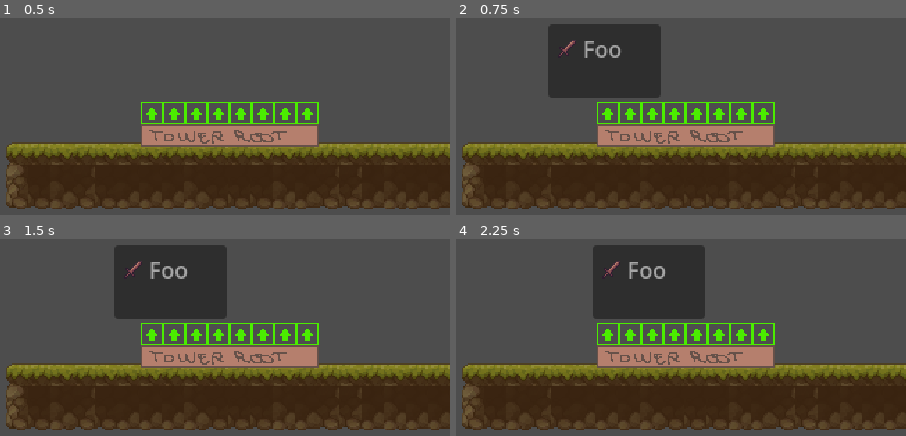
Above: before the commit, frames 1-4 (two rows, left to right).
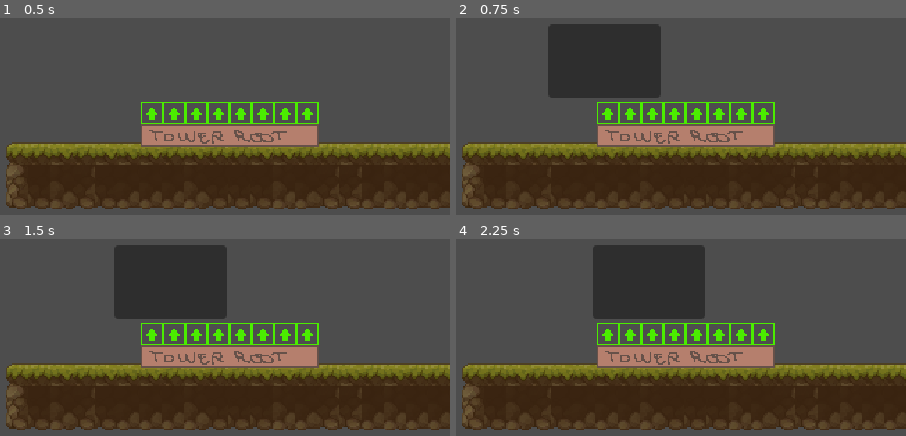
Above: after the commit, the same moments.

Repository: DevelopingTom/tower_up
Game: Godot game, scene res://world/world.tscn
The game is run twice, just before and just after one commit, with the same random seed, the same clock (stepped at 60 frames per second) and the same inputs.
Inputs (mouse positions are in pixels of both pictures, inside the frame that each line leads up to):
- Up to frame 1 (0.5 s): no input
- Up to frame 2 (0.75 s): tap Enter at 0.5 s; move the mouse to (609, 112) at 0.52 s; click (609, 112) at 0.67 s
- Up to frame 3 (1.5 s): tap Space at 1.25 s; move the mouse to (175, 333) at 1.27 s; click (175, 333) at 1.42 s
- Up to frame 4 (2.25 s): tap Enter at 2 s; move the mouse to (654, 333) at 2.02 s; click (654, 333) at 2.17 s

Frame 1 is identical in both runs. In frame 2, 0.4% of the frame differs, in the area x 22-37%, y 11-21%; in frame 3, 0.4%, in the area x 27-42%, y 11-21%; in frame 4, 0.4%.

Commit message:
update list

Diff:
--- a/building/building.gd
+++ b/building/building.gd
@@ -1,3 +1,10 @@
 extends Node2D
 
 class_name Building
+
+func _on_area_2d_input_event(viewport, event, shape_idx):
+	if event is InputEventMouseButton:
+		if event.is_pressed() and event.button_index == MOUSE_BUTTON_LEFT:
+			emit_signal("building_clicked", self)
+
+signal building_clicked
--- a/building/building.tscn
+++ b/building/building.tscn
@@ -18,3 +18,5 @@
 shape = SubResource("RectangleShape2D_isye7")
 
 [node name="ConnectedBuildings" type="Node2D" parent="."]
+
+[connection signal="input_event" from="Area2D" to="." method="_on_area_2d_input_event"]
--- a/ui/building_list/building_list.tscn
+++ b/ui/building_list/building_list.tscn
@@ -1,21 +1,11 @@
-[gd_scene load_steps=6 format=3 uid="uid://pqvxemxkja8i"]
+[gd_scene load_steps=2 format=3 uid="uid://pqvxemxkja8i"]
 
 [ext_resource type="Script" path="res://ui/building_list/building_list.gd" id="1_wfmor"]
-[ext_resource type="PackedScene" uid="uid://c1nyxap44l58t" path="res://building/buildings/block_1x2.tscn" id="2_etoyp"]
-[ext_resource type="Texture2D" uid="uid://p0ux3qouhfce" path="res://ui/building_list/items/attack_icon.png" id="3_j714c"]
-[ext_resource type="Script" path="res://ui/building_list/items/item.gd" id="4_r5sr8"]
-
-[sub_resource type="Resource" id="Resource_82k48"]
-script = ExtResource("4_r5sr8")
-icon = ExtResource("3_j714c")
-building = ExtResource("2_etoyp")
-item_name = "Foo"
 
 [node name="BuildingList" type="Control"]
 layout_mode = 3
 anchors_preset = 0
 script = ExtResource("1_wfmor")
-catalog = Array[ExtResource("4_r5sr8")]([SubResource("Resource_82k48")])
 
 [node name="ItemList" type="ItemList" parent="."]
 layout_mode = 0
--- /dev/null
+++ b/ui/world_ui/world_ui.gd
@@ -0,0 +1,15 @@
+extends Control
+
+
+# Called when the node enters the scene tree for the first time.
+func _ready():
+	pass # Replace with function body.
+
+
+# Called every frame. 'delta' is the elapsed time since the previous frame.
+func _process(delta):
+	pass
+
+
+func on_building_clicked(building: Building):
+	pass
--- /dev/null
+++ b/ui/world_ui/world_ui.tscn
@@ -0,0 +1,12 @@
+[gd_scene load_steps=2 format=3 uid="uid://b5fbf37m2axyd"]
+
+[ext_resource type="Script" path="res://ui/world_ui/world_ui.gd" id="1_s52ad"]
+
+[node name="WorldUi" type="Control"]
+layout_mode = 3
+anchors_preset = 15
+anchor_right = 1.0
+anchor_bottom = 1.0
+grow_horizontal = 2
+grow_vertical = 2
+script = ExtResource("1_s52ad")
--- a/world/world.tscn
+++ b/world/world.tscn
@@ -1,8 +1,9 @@
-[gd_scene load_steps=6 format=3 uid="uid://d4eid4qnyy2fk"]
+[gd_scene load_steps=7 format=3 uid="uid://d4eid4qnyy2fk"]
 
 [ext_resource type="Texture2D" uid="uid://qqutcmuuesfp" path="res://world/ground_set.png" id="1_kxk13"]
 [ext_resource type="Script" path="res://world/world.gd" id="1_srm0t"]
 [ext_resource type="PackedScene" uid="uid://dftucl2wox2nq" path="res://building/root/root.tscn" id="3_ektfq"]
+[ext_resource type="PackedScene" uid="uid://b5fbf37m2axyd" path="res://ui/world_ui/world_ui.tscn" id="4_dn7hj"]
 
 [sub_resource type="TileSetAtlasSource" id="TileSetAtlasSource_g8ogi"]
 texture = ExtResource("1_kxk13")
@@ -812,3 +813,5 @@
 position = Vector2(65, -21)
 
 [node name="Camera2D" type="Camera2D" parent="."]
+
+[node name="WorldUi" parent="." instance=ExtResource("4_dn7hj")]
